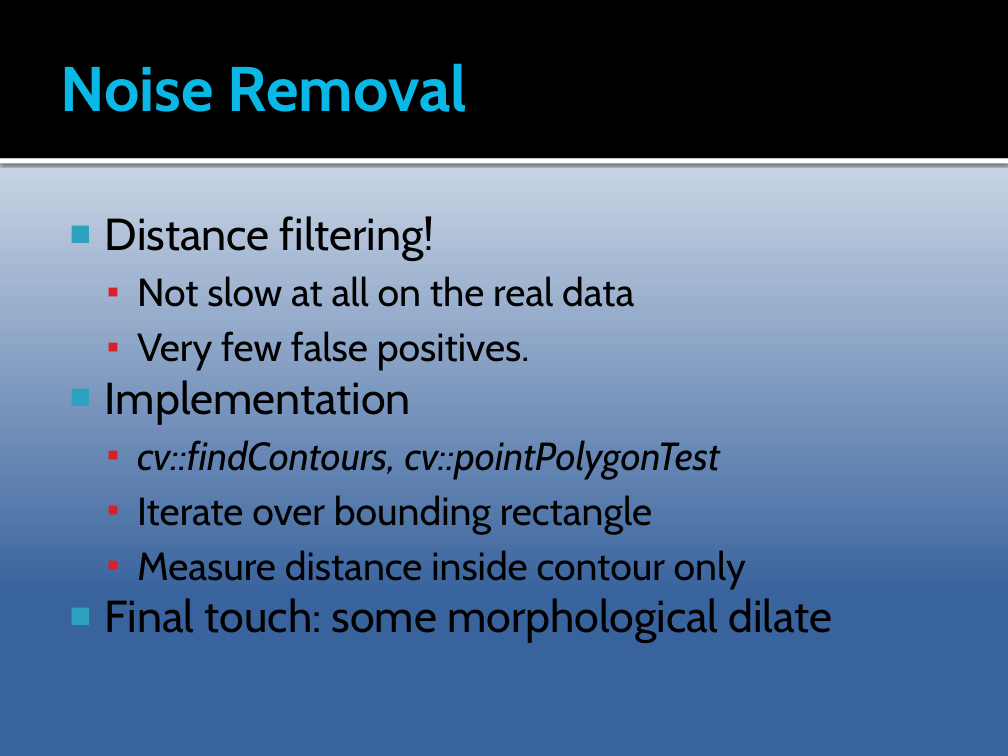
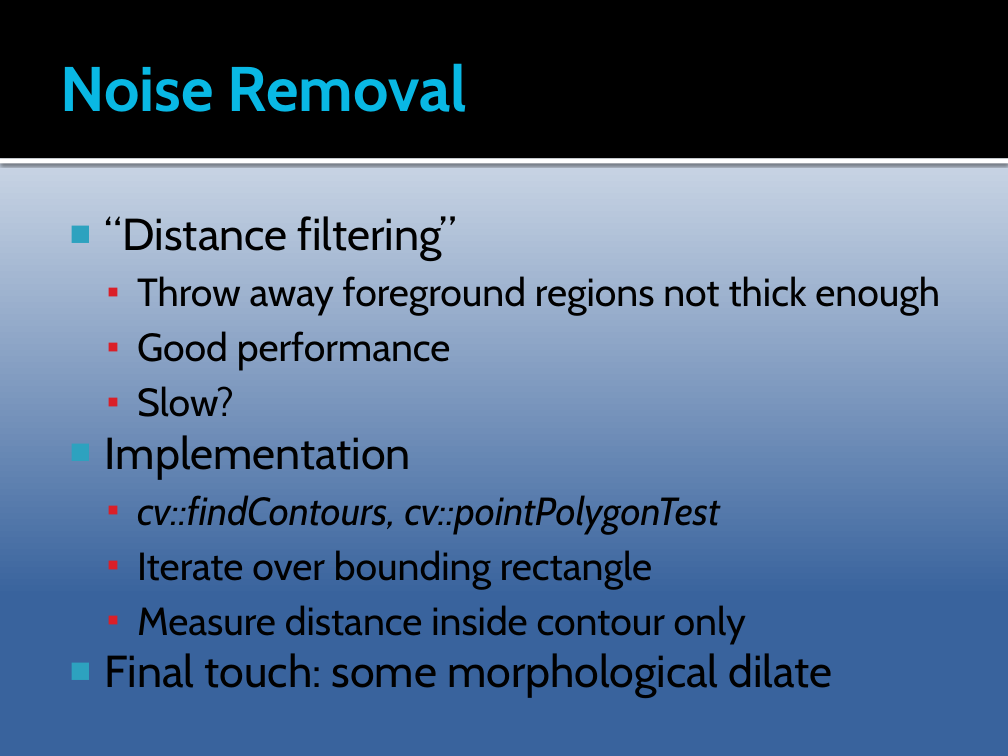
Before and after one commit to Epipolarna/Tracking, a slide deck: slide 9 of Documentation/TSBB15prez.pptx (slide 11 before the commit). Drawn at 1008x756 pixels with LibreOffice and Linux fonts; fonts in the diff are those of the drawing. Boxes give left, top, right and bottom in pixels: in the first picture for what was removed or moved away, otherwise in the second. Text is boxed around its words. In the diff, an @@ line names an element or a change of style, - is before the commit and + after.

```diff
--- a/Documentation/TSBB15prez.pptx
+++ b/Documentation/TSBB15prez.pptx
@@ text at (x1=105, y1=216, x2=940, y2=417): text changed @@
-■ Distance filtering!
-  ▪ Not slow at all on the real data
-  ▪ Very few false positives.
+■ “Distance filtering”
+  ▪ Throw away foreground regions not thick enough
+  ▪ Good performance
+  ▪ Slow?
```
Also in this commit, not shown: 6 other slides changed, 3 slides added, 6 slides removed.
